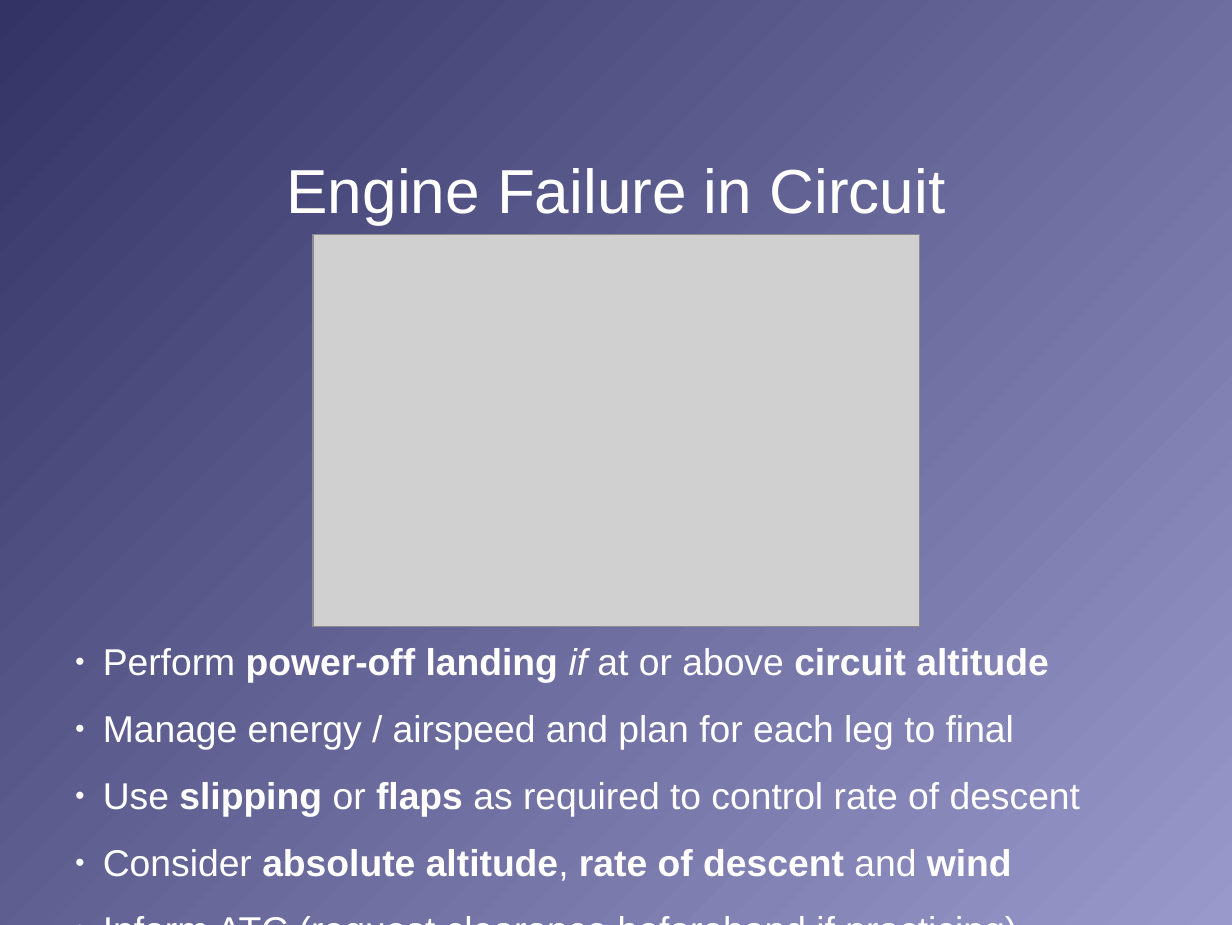
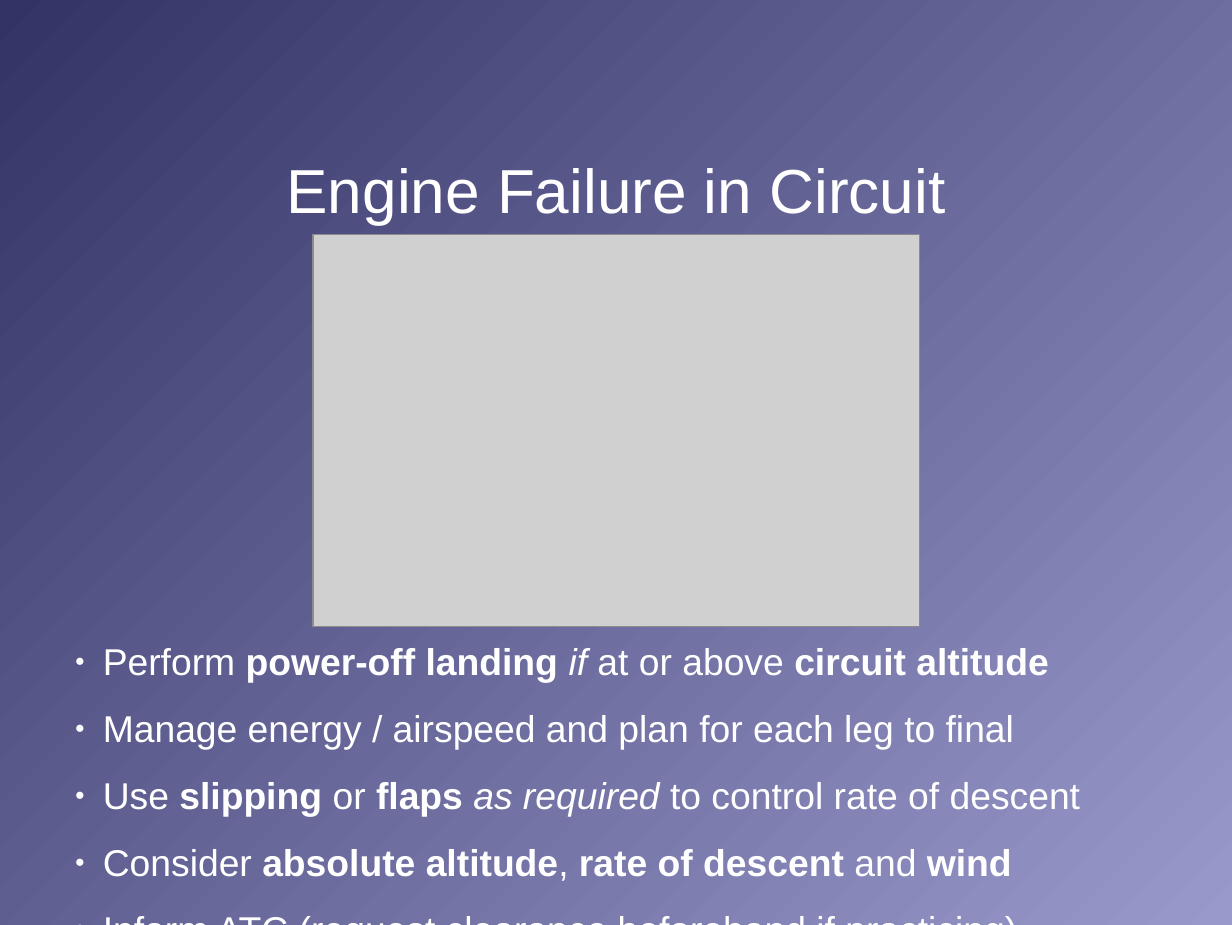
Before and after one commit to stephanheinemann/flight, a slide deck: slide 9 of FI/ForcedLanding/ForcedLanding.odp. Drawn at 1232x925 pixels with LibreOffice and Linux fonts; fonts in the diff are those of the drawing; grey boxes stand for pictures; background and template pictures are left out. Boxes give left, top, right and bottom in pixels: in the first picture for what was removed or moved away, otherwise in the second. Text is boxed around its words. In the diff, an @@ line names an element or a change of style, - is before the commit and + after.

```diff
--- a/FI/ForcedLanding/ForcedLanding.odp
+++ b/FI/ForcedLanding/ForcedLanding.odp
@@ text at (103,782,1081,817): italic on in "as required" @@
```
Also in this commit, not shown: 1 other file.
